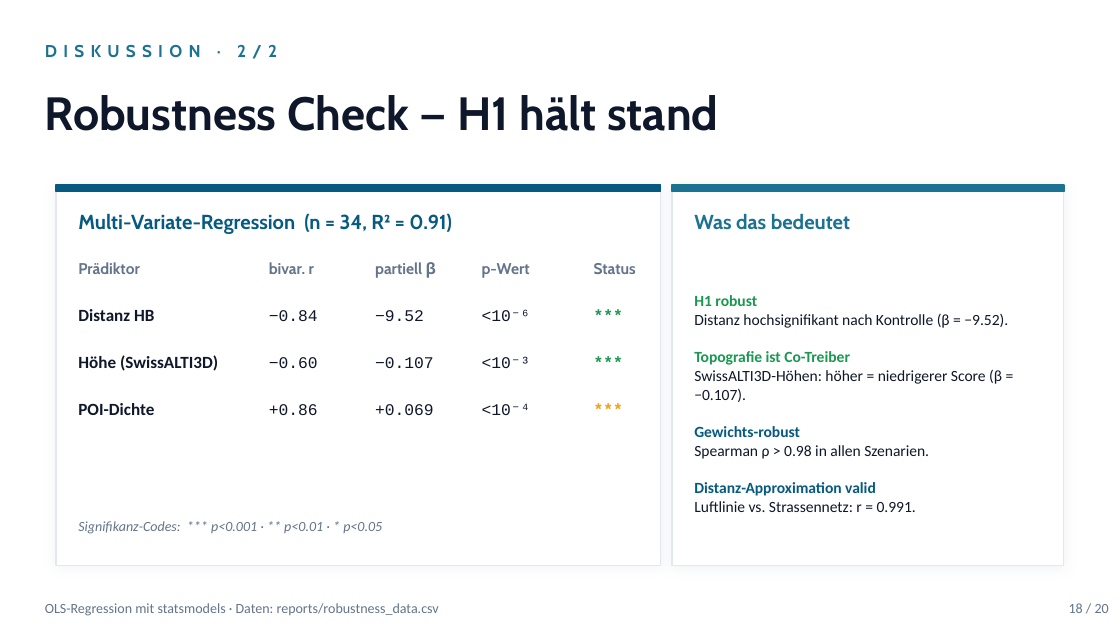
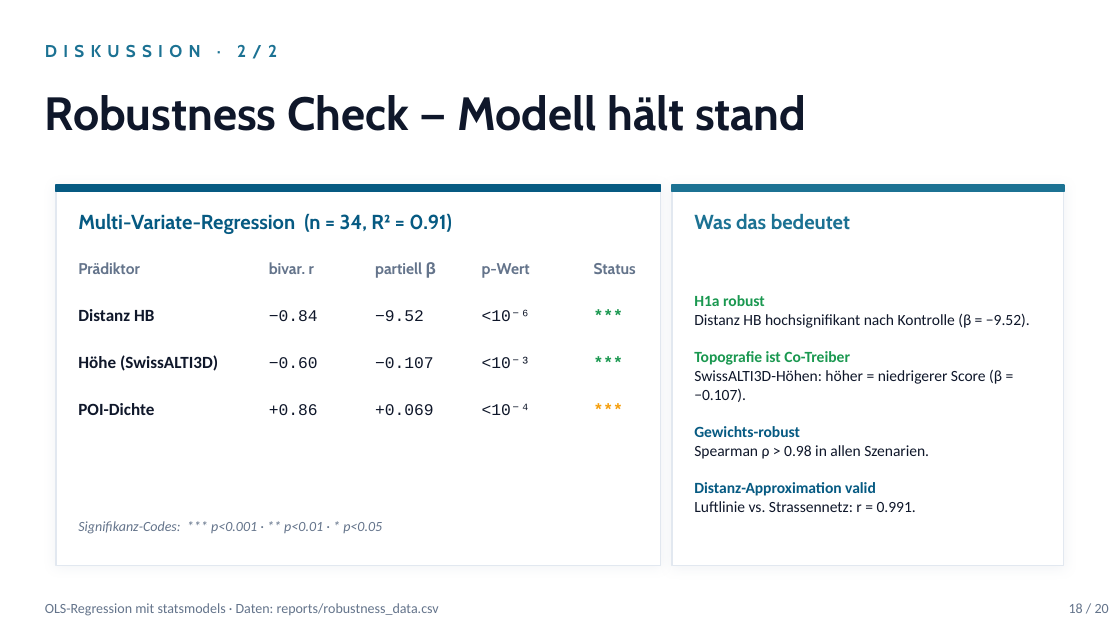
Before and after one commit to sanirmem/zh15min, a slide deck: slide 18 of reports/zh15min_slides.pptx. Drawn at 1120x630 pixels with LibreOffice and Linux fonts; fonts in the diff are those of the drawing. Boxes give left, top, right and bottom in pixels: in the first picture for what was removed or moved away, otherwise in the second. Text is boxed around its words. In the diff, an @@ line names an element or a change of style, - is before the commit and + after.

```diff
--- a/reports/zh15min_slides.pptx
+++ b/reports/zh15min_slides.pptx
@@ text at (x1=45, y1=95, x2=806, y2=131): text changed @@
-Robustness Check — H1 hält stand
+Robustness Check — Modell hält stand
@@ text at (x1=694, y1=295, x2=1030, y2=328): text changed @@
-H1 robust
-Distanz hochsignifikant nach Kontrolle (β = −9.52).
+H1a robust
+Distanz HB hochsignifikant nach Kontrolle (β = −9.52).
```
Also in this commit, not shown: 4 other slides changed, 6 other files.
